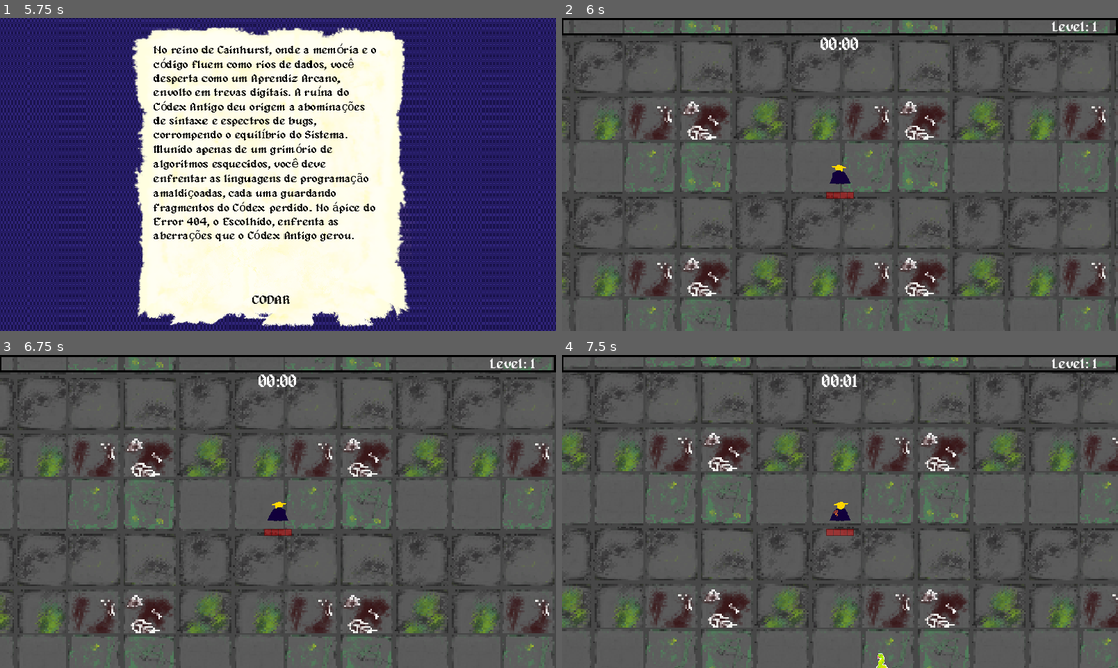
Above: before the commit, frames 1-4 (two rows, left to right).
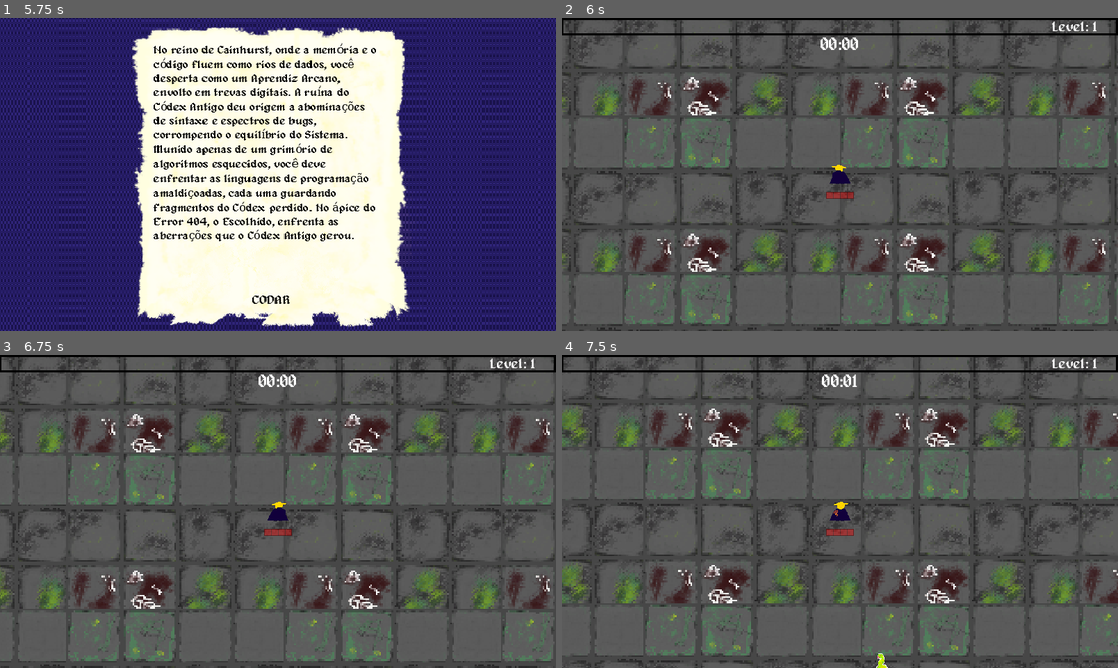
Above: after the commit, the same moments.

Repository: Jujubileuu/Code-Land
Game: Godot game, scene res://MenuScreen/menu.tscn
The game is run twice, just before and just after one commit, with the same random seed, the same clock (stepped at 60 frames per second) and the same inputs. Video files are missing from this copy of the repository; at most half a second of black plays in their place. Sound files missing from this copy of the repository are replaced by a short silence.
Inputs (mouse positions are in pixels of both pictures, inside the frame that each line leads up to):
- Up to frame 1 (5.75 s): click "ENTER" at 0.5 s; tap Enter at 1.25 s; move the mouse to (400, 158) at 1.27 s; hold D (right) 1.28-2.03 s; click (400, 158) at 1.35 s; tap Space at 2 s; move the mouse to (166, 190) at 2.02 s; hold S (down) 2.03-2.75 s; click (166, 190) at 2.1 s; click "LER" at 2.75 s; move the mouse to (333, 105) at 3.52 s; hold D (right) 3.53-4.28 s; click (333, 105) at 3.6 s; move the mouse to (250, 237) at 4.27 s; hold W (up) 4.28-5.03 s; click (250, 237) at 4.35 s; move the mouse to (444, 221) at 5.02 s; hold A (left) from 5.03 s (still down); click (444, 221) at 5.1 s
- Up to frame 2 (6 s): release A (left) at 5.75 s; click "CODAR" at 5.75 s
- Up to frame 3 (6.75 s): tap Enter at 6.5 s; move the mouse to (111, 464) at 6.52 s; hold A (left) from 6.53 s (still down); click (111, 464) at 6.6 s
- Up to frame 4 (7.5 s): move the mouse to (867, 511) at 7.27 s; release A (left) at 7.28 s; hold S (down) from 7.28 s (still down); click (867, 511) at 7.35 s

Frame 1 is identical in both runs. In frame 2, 28% of the frame differs, in the area x 0-100%, y 0-100%; in frame 3, 28%; in frame 4, 29%.

Commit message:
Update main.tscn

Diff:
--- a/gametest/main.tscn
+++ b/gametest/main.tscn
@@ -133,7 +133,7 @@
 scale = Vector2(10, 10)
 texture = ExtResource("1_d1hj3")
 region_enabled = true
-region_rect = Rect2(0, 0, 4000, 4000)
+region_rect = Rect2(0, -5056, 10000, 10000)
 
 [node name="jogador" parent="." instance=ExtResource("2_qaeij")]
 
